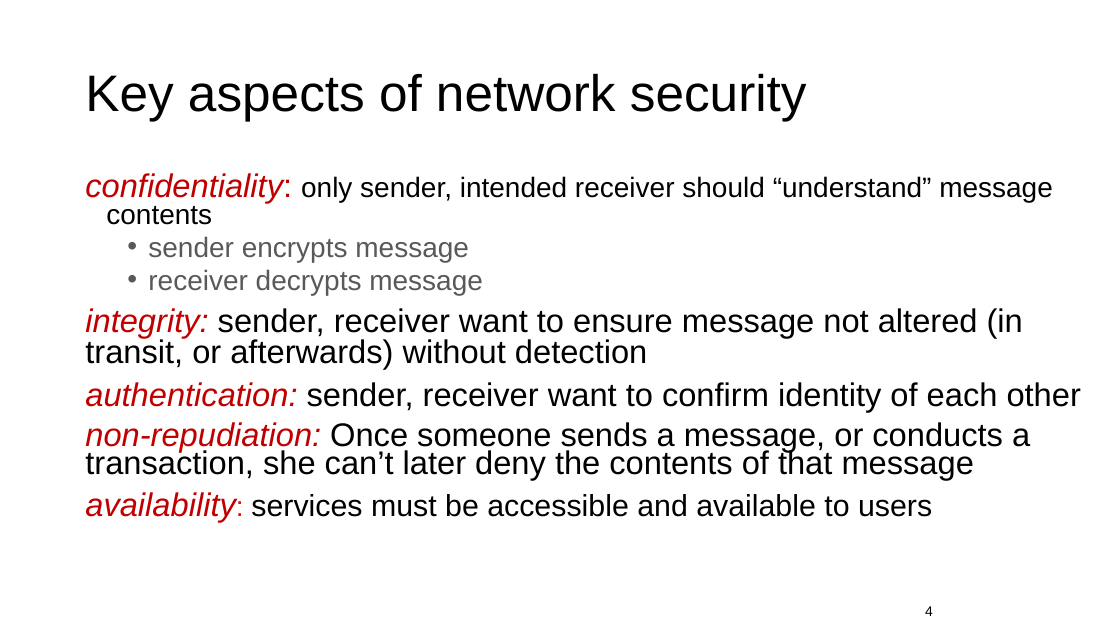
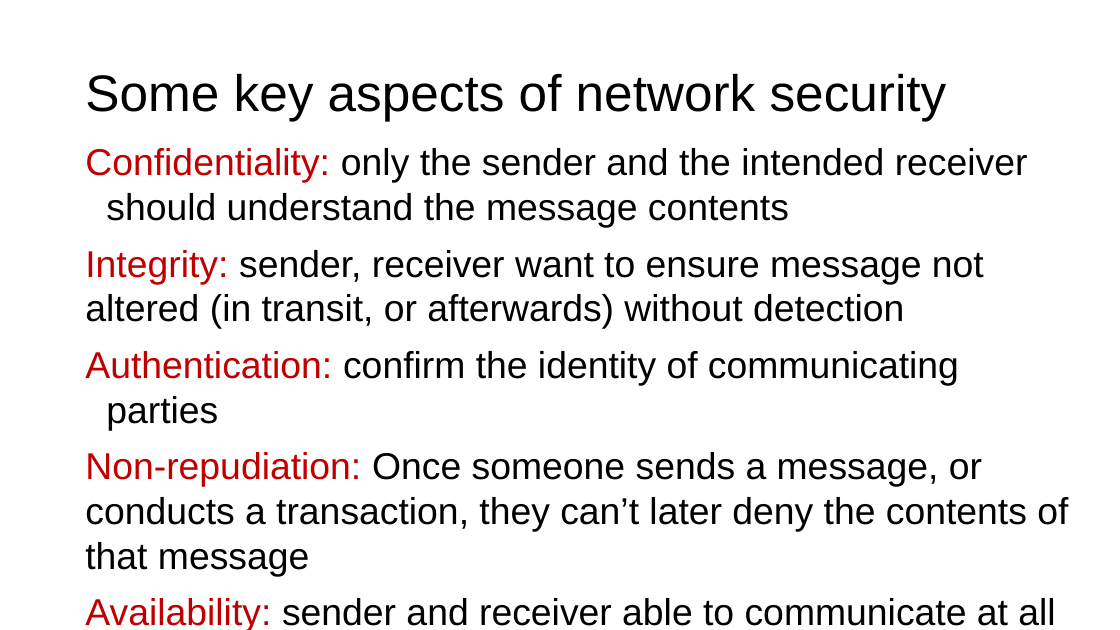
Before and after one commit to ngsrinivas/coursegen, a slide deck: slide 4 of ex/352-S21/staging/352-S21/lectures/security-symmetric-key-crypto.pptx. Drawn at 1120x630 pixels with LibreOffice and Linux fonts; fonts in the diff are those of the drawing. Boxes give left, top, right and bottom in pixels: in the first picture for what was removed or moved away, otherwise in the second. Text is boxed around its words. In the diff, an @@ line names an element or a change of style, - is before the commit and + after.

```diff
--- a/ex/352-S21/staging/352-S21/lectures/security-symmetric-key-crypto.pptx
+++ b/ex/352-S21/staging/352-S21/lectures/security-symmetric-key-crypto.pptx
@@ title at (85, 73, 947, 121): text changed @@
-Key aspects of network security
+Some key aspects of network security
@@ text at (85, 148, 1068, 630): text changed; size 28 to 32 pt @@
-confidentiality: only sender, intended receiver should “understand” message contents
-  • sender encrypts message
-  • receiver decrypts message
-integrity: sender, receiver want to ensure message not altered (in transit, or afterwards) without detection
-authentication: sender, receiver want to confirm identity of each other
-non-repudiation: Once someone sends a message, or conducts a transaction, she can’t later deny the contents of that message
-availability: services must be accessible and available to users
+Confidentiality: only the sender and the intended receiver should understand the message contents
+Integrity: sender, receiver want to ensure message not altered (in transit, or afterwards) without detection
+Authentication: confirm the identity of communicating parties
+Non-repudiation: Once someone sends a message, or conducts a transaction, they can’t later deny the contents of that message
+Availability: sender and receiver able to communicate at all
@@ page number removed at (925, 606, 933, 616) @@
-4
```
Also in this commit, not shown: 19 other slides changed, 22 slides added, 8 slides removed, 1 other file.
